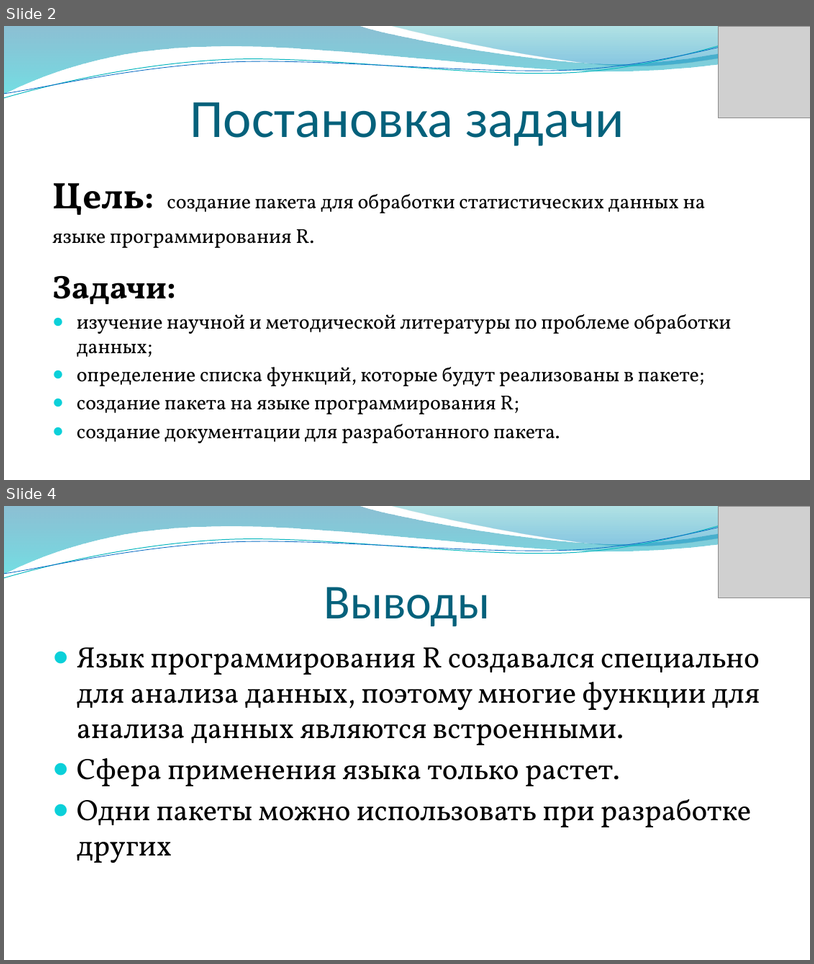
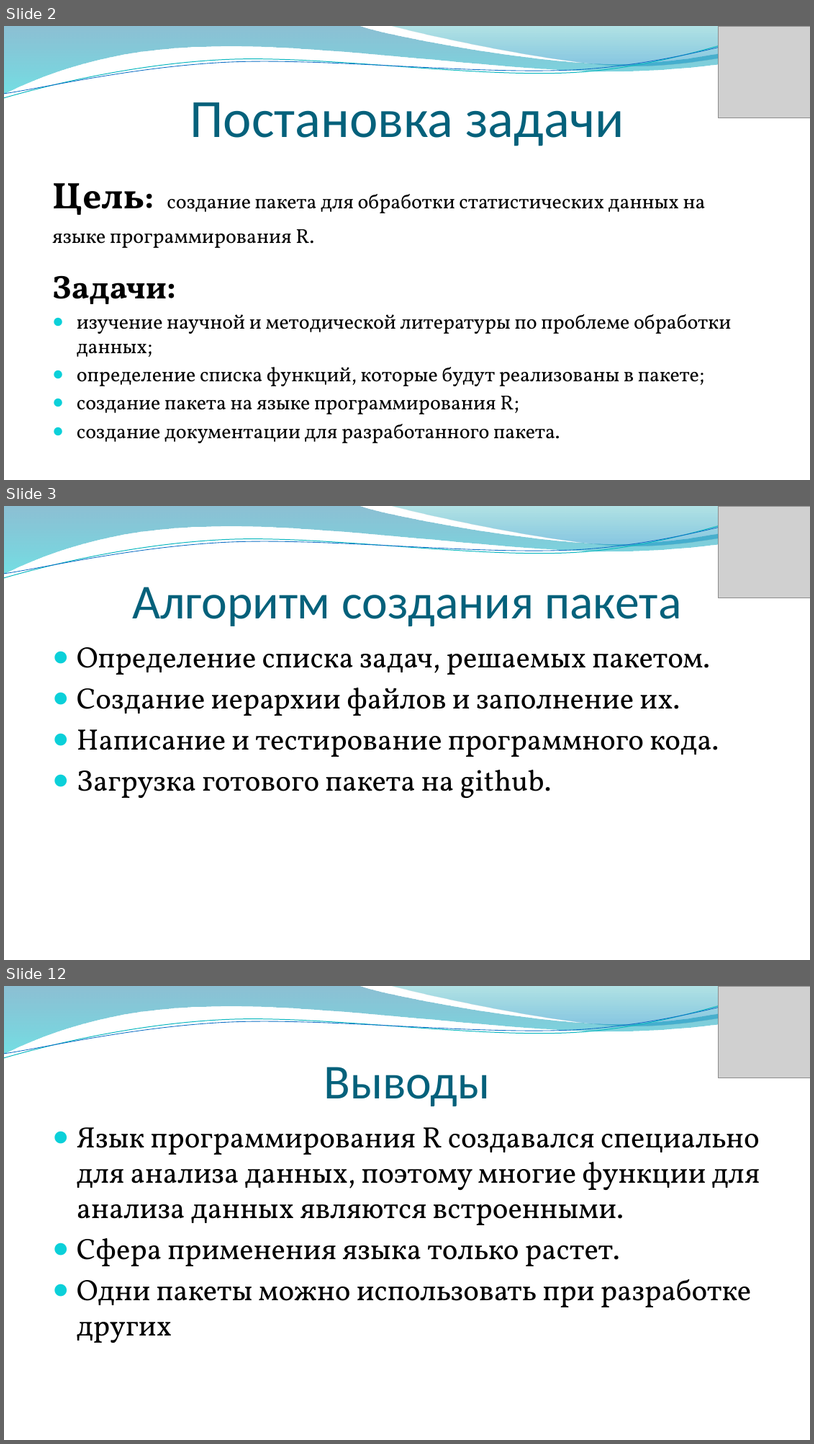
Before and after one commit to Ortem-a/mypackage, a slide deck: Преза_КР.pptx. Shown one above the other, each under a label of ours: slides 2 and 4 before the commit, slides 2, 3 and 12 after it; the slides between them are not shown. The pictures are 814x964 and 814x1444 pixels, drawn with LibreOffice and Linux fonts; fonts in the diff are those of the drawing; grey boxes stand for pictures; background and template pictures are left out. Boxes give left, top, right and bottom in pixels: in the first picture for what was removed or moved away, otherwise in the second. Text is boxed around its words. In the diff, an @@ line names an element or a change of style, - is before the commit and + after.

```diff
--- a/Преза_КР.pptx
+++ b/Преза_КР.pptx
@@ slide 3 added at (4, 506, 810, 960), background picture (left out); not listed: 4 template elements that a slide beside it also shows @@
@@ picture added at (718, 506, 810, 598) @@
@@ title added at (132, 587, 682, 626), 58 pt, text #04617B @@
+Алгоритм создания пакета
@@ text added at (77, 647, 719, 798), 35 pt, text #000000 @@
+● Определение списка задач, решаемых пакетом.
+● Создание иерархии файлов и заполнение их.
+● Написание и тестирование программного кода.
+● Загрузка готового пакета на github.
@@ what was slide 4 is now slide 12 @@
```
Also in this commit, not shown: 1 slide changed, 8 other slides added, 1 slide removed.
